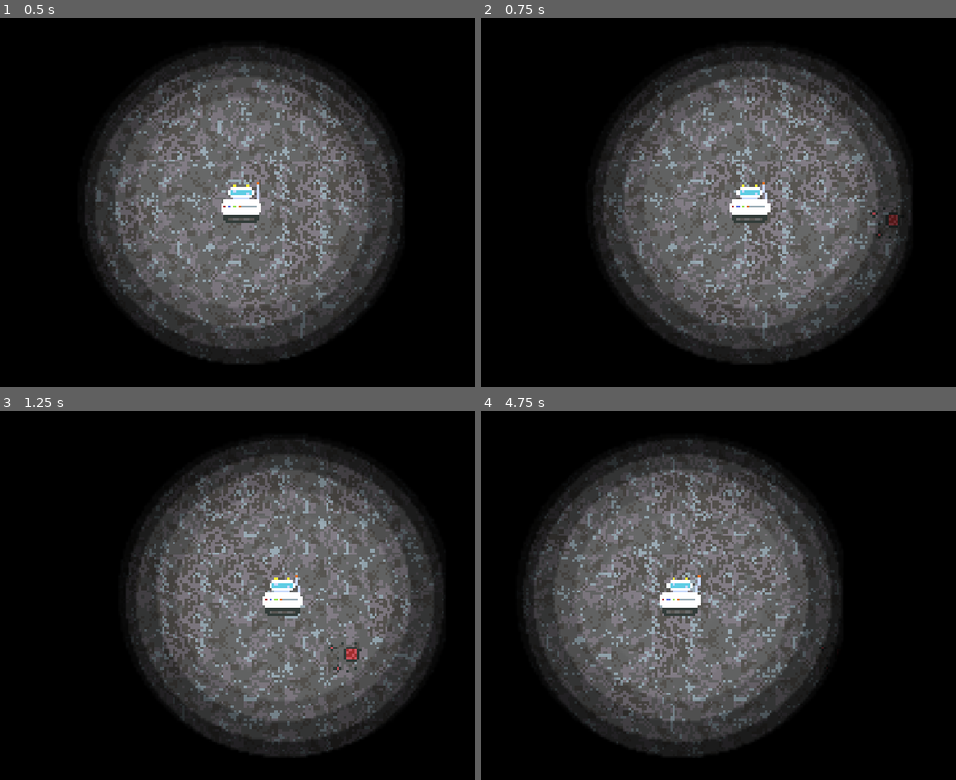
Above: before the commit, frames 1-4 (two rows, left to right).
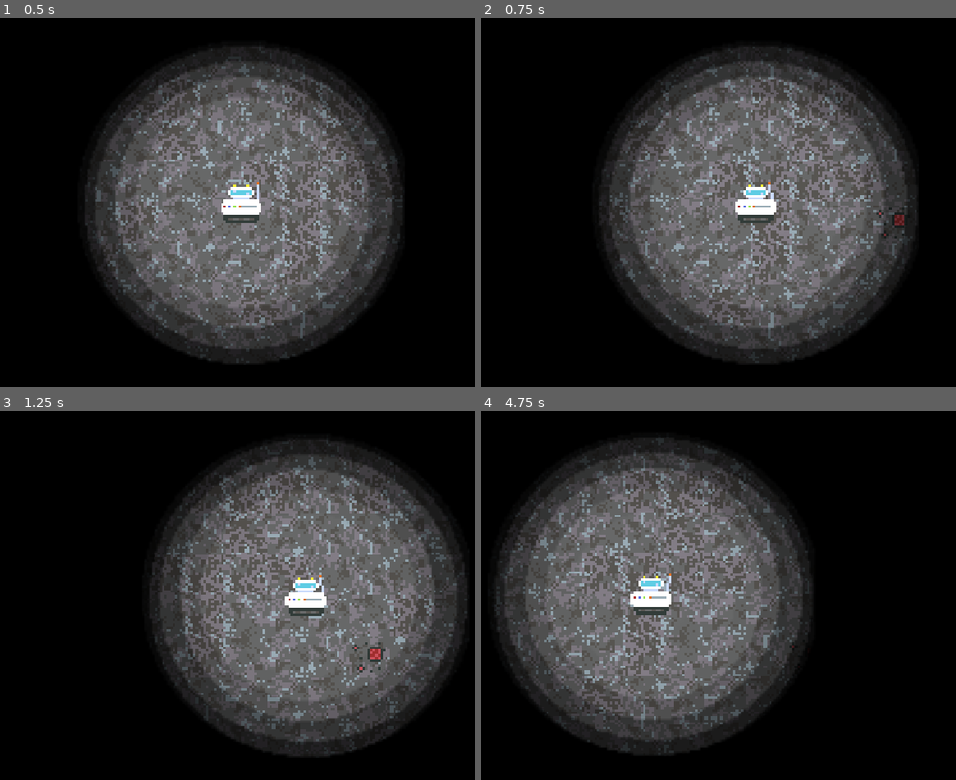
Above: after the commit, the same moments.

Repository: DanielDe8/Moonrunner
Game: Godot game, scene res://Scenes/Main.tscn
The game is run twice, just before and just after one commit, with the same random seed, the same clock (stepped at 60 frames per second) and the same inputs.
Inputs:
- Up to frame 1 (0.5 s): no input
- Up to frame 2 (0.75 s): tap Enter at 0.5 s; hold Right (right) from 0.53 s (still down)
- Up to frame 3 (1.25 s): keep holding Right (right)
- Up to frame 4 (4.75 s): release Right (right) at 1.28 s; hold Down (down) 1.28-2.03 s; hold Right (right) 2.03-2.78 s; hold Up (up) 2.78-3.53 s; hold Left (left) from 3.53 s (still down)

Frame 1 is identical in both runs. In frame 2, 15% of the frame differs, in the area x 23-92%, y 8-93%; in frame 3, 27%; in frame 4, 30%, in the area x 2-76%, y 7-94%.

Commit message:
increase camera position smoothing

Diff:
--- a/Objects/player.tscn
+++ b/Objects/player.tscn
@@ -113,6 +113,7 @@
 [node name="Camera2D" type="Camera2D" parent="." unique_id=569772186]
 zoom = Vector2(4.5, 4.5)
 position_smoothing_enabled = true
+position_smoothing_speed = 3.0
 
 [node name="CollisionShape2D" type="CollisionShape2D" parent="." unique_id=1862852225]
 shape = SubResource("CircleShape2D_kln2b")
